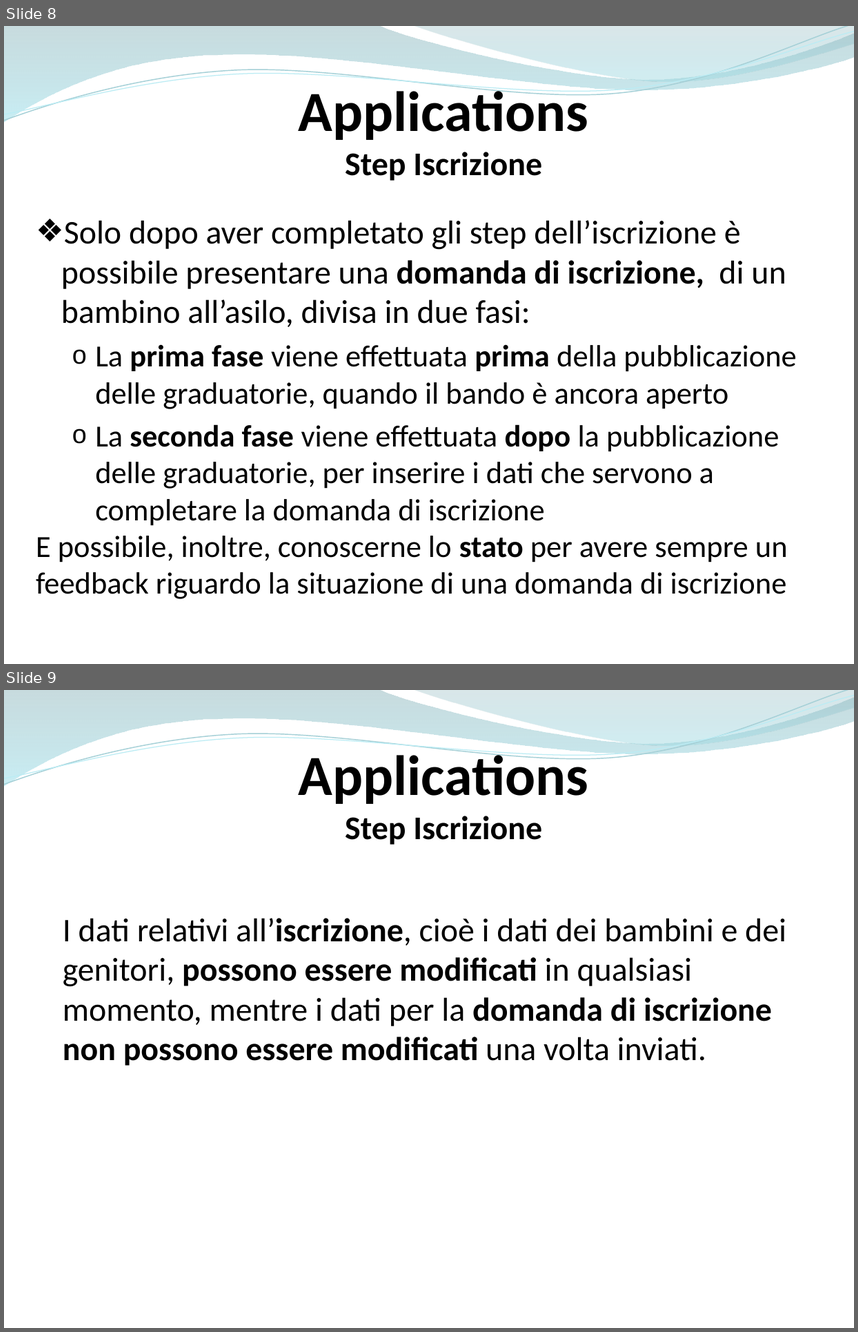
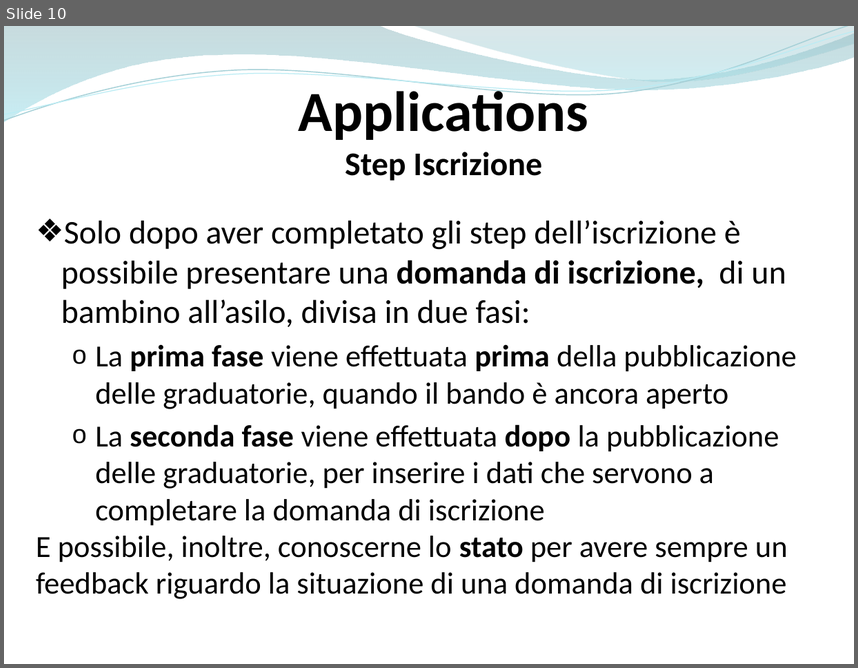
Before and after one commit to ammirate/at-silo, a slide deck: Presentazione/Atsilo1/D'Eugenio/Atsilo_A_DEugenioElisa.pptx. Shown one above the other, each under a label of ours: slides 8 and 9 before the commit, slide 10 after it. The pictures are 858x1332 and 858x668 pixels, drawn with LibreOffice and Linux fonts; fonts in the diff are those of the drawing. Boxes give left, top, right and bottom in pixels: in the first picture for what was removed or moved away, otherwise in the second. Text is boxed around its words. In the diff, an @@ line names an element or a change of style, - is before the commit and + after.

Commit message:
[WR A] presentazione application

```diff
--- a/Presentazione/Atsilo1/D'Eugenio/Atsilo_A_DEugenioElisa.pptx
+++ b/Presentazione/Atsilo1/D'Eugenio/Atsilo_A_DEugenioElisa.pptx
@@ slide 9 removed at [4, 690, 854, 1328], background #FFFFFF; not listed: 4 template elements that a slide beside it also shows @@
@@ text removed at [299, 748, 588, 845] @@
-Applications
-Step Iscrizione
@@ text removed at [63, 918, 786, 1065] @@
-I dati relativi all’iscrizione, cioè i dati dei bambini e dei genitori, possono essere modificati in qualsiasi momento, mentre i dati per la domanda di iscrizione non possono essere modificati una volta inviati.
@@ what was slide 8 is now slide 10 @@
```
Also in this commit, not shown: 4 slides changed, 11 slides added, 1 other slide removed.
